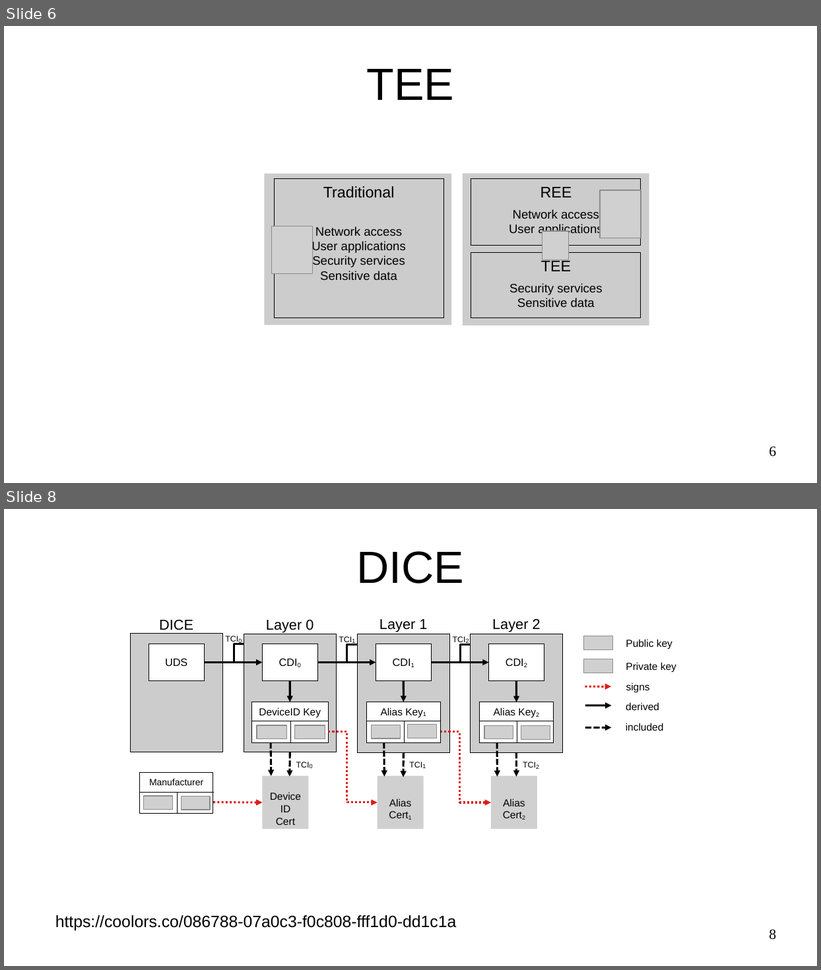
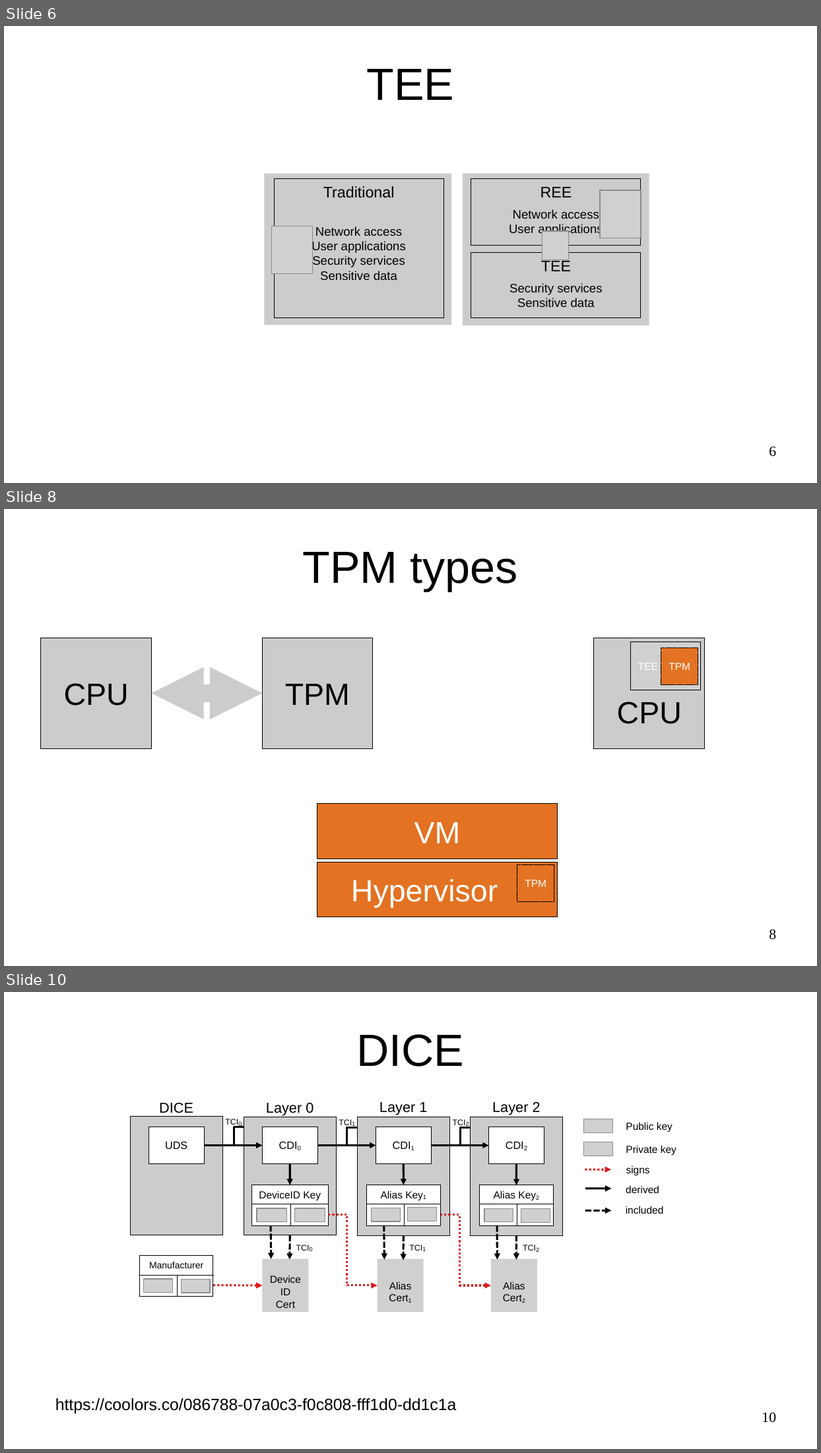
Before and after one commit to akorb/master-thesis, a slide deck: presentation.odp. Shown one above the other, each under a label of ours: slides 6 and 8 before the commit, slides 6, 8 and 10 after it; the slides between them are not shown. The pictures are 821x970 and 821x1453 pixels, drawn with LibreOffice and Linux fonts; fonts in the diff are those of the drawing; grey boxes stand for pictures. Boxes give left, top, right and bottom in pixels: in the first picture for what was removed or moved away, otherwise in the second. Text is boxed around its words. In the diff, an @@ line names an element or a change of style, - is before the commit and + after.

```diff
--- a/presentation.odp
+++ b/presentation.odp
@@ slide 8 added at (4,509,817,966), background #FFFFFF @@
@@ title added at (303,552,518,591), 44 pt, text #000000 @@
+TPM types
@@ rectangle added at (41,638,152,749), fill #CCCCCC, outline #000000 0 pt, 30 pt, text #000000 @@
+CPU
@@ rectangle added at (262,638,373,749), fill #CCCCCC, outline #000000 0 pt, 30 pt, text #000000 @@
+TPM
@@ rectangle added at (594,638,705,749), fill #CCCCCC, outline #000000 0 pt, 30 pt, text #000000 @@
+CPU
@@ picture added at (631,642,701,691), 10 pt, text #FFFFFF @@
+TEE
@@ rectangle added at (661,648,698,685), fill #E37222, outline #000000 0 pt dashed, 10 pt, text #FFFFFF @@
+TPM
@@ elbow double arrow added from (152, 693) to (262, 693), #CCCCCC 17.01 pt @@
@@ rectangle added at (318,804,557,859), fill #E37222, outline #000000 0 pt, 30 pt, text #FFFFFF @@
+VM
@@ rectangle added at (318,863,557,918), fill #E37222, outline #000000 0 pt, 30 pt, text #FFFFFF @@
+Hypervisor
@@ rectangle added at (517,865,554,902), fill #E37222, outline #000000 0 pt dashed, 10 pt, text #FFFFFF @@
+TPM
@@ page number added at (769,929,776,940), 14 pt, text #000000 @@
+8
@@ what was slide 8 is now slide 10 @@
@@ page number at (762,1412,776,1423): text changed @@
-8
+10
```
Also in this commit, not shown: 1 slide changed, 1 other slide added, 10 other files.
